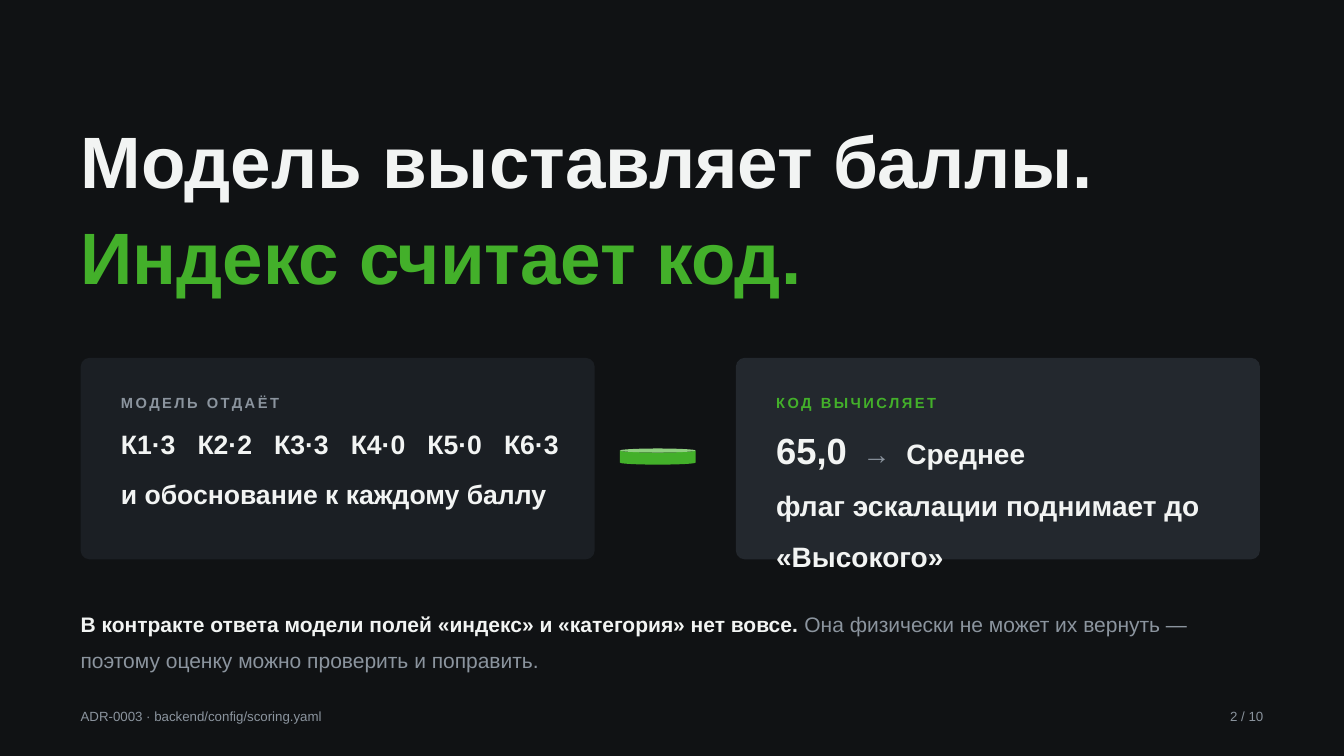
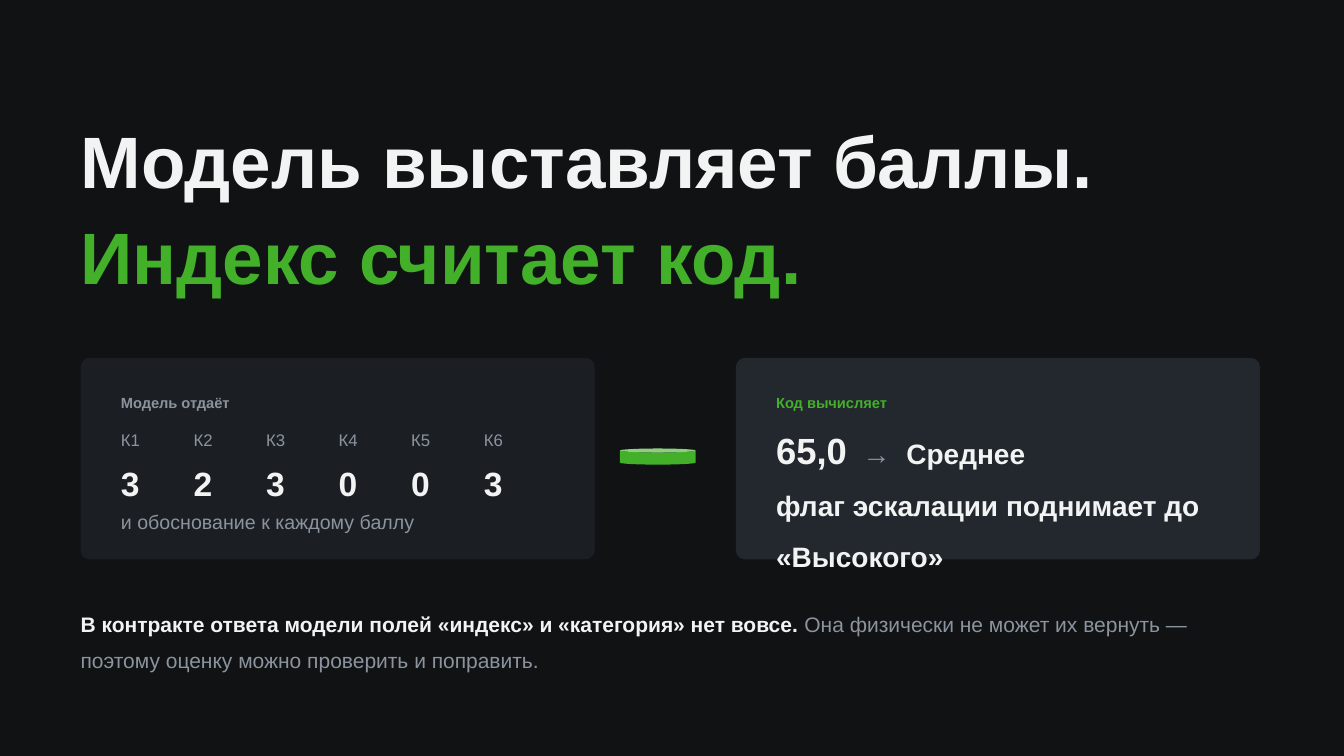
Before and after one commit to veceloe/ai-gpr-center-cifra, a slide deck: slide 3 of docs/product/build/presentation.pptx. Drawn at 1344x756 pixels with LibreOffice and Linux fonts; fonts in the diff are those of the drawing. Boxes give left, top, right and bottom in pixels: in the first picture for what was removed or moved away, otherwise in the second. Text is boxed around its words. In the diff, an @@ line names an element or a change of style, - is before the commit and + after.

```diff
--- a/docs/product/build/presentation.pptx
+++ b/docs/product/build/presentation.pptx
@@ text at (121,398,229,411): text changed @@
-МОДЕЛЬ ОТДАЁТ
+Модель отдаёт
@@ text at (776,398,887,411): text changed @@
-КОД ВЫЧИСЛЯЕТ
+Код вычисляет
@@ text added at (121,434,140,446), 12 pt, text #8B949E @@
+К1
@@ text added at (194,434,213,446), 12 pt, text #8B949E @@
+К2
@@ text added at (266,434,285,446), 12 pt, text #8B949E @@
+К3
@@ text added at (339,434,358,446), 12 pt, text #8B949E @@
+К4
@@ text added at (411,434,430,446), 12 pt, text #8B949E @@
+К5
@@ text added at (484,434,503,446), 12 pt, text #8B949E @@
+К6
@@ text added at (121,472,140,497), 24 pt, text #F2F4F3, bold @@
+3
@@ text at (194,472,213,496): text changed; size 9.5 to 24 pt; text colour #8B949E to #F2F4F3; bold on @@
-2 / 10
+2
@@ text added at (266,472,285,497), 24 pt, text #F2F4F3, bold @@
+3
@@ text added at (339,472,358,497), 24 pt, text #F2F4F3, bold @@
+0
@@ text added at (411,472,430,497), 24 pt, text #F2F4F3, bold @@
+0
@@ text added at (484,472,503,497), 24 pt, text #F2F4F3, bold @@
+3
@@ text at (121,515,414,533): text changed @@
-К1·3 К2·2 К3·3 К4·0 К5·0 К6·3
-и обоснование к каждому баллу
+и обоснование к каждому баллу
@@ text removed at (81,711,321,724) @@
-ADR-0003 · backend/config/scoring.yaml
```
Also in this commit, not shown: 9 other slides changed, 3 other files.
